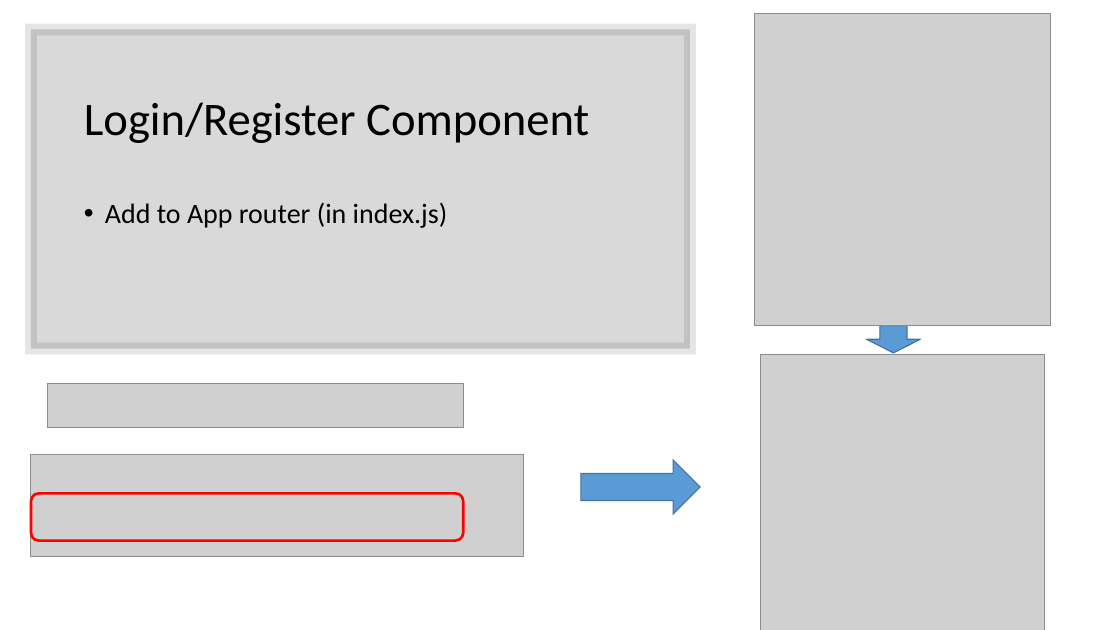
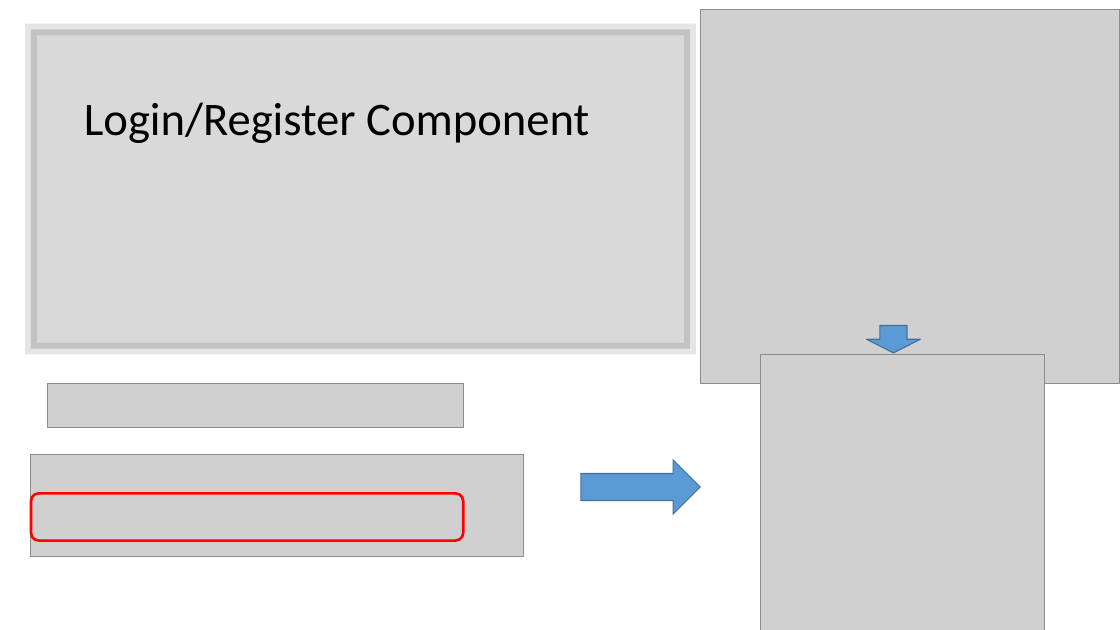
Before and after one commit to diarmuidoconnor/ict-2021, a slide deck: slide 32 of topic11/talk-01/Authentication with JWT.pptx (slide 33 before the commit). Drawn at 1120x630 pixels with LibreOffice and Linux fonts; fonts in the diff are those of the drawing; grey boxes stand for pictures. Boxes give left, top, right and bottom in pixels: in the first picture for what was removed or moved away, otherwise in the second. Text is boxed around its words. In the diff, an @@ line names an element or a change of style, - is before the commit and + after.

```diff
--- a/topic11/talk-01/Authentication with JWT.pptx
+++ b/topic11/talk-01/Authentication with JWT.pptx
@@ picture: place and size @@
-picture at [755, 13, 1051, 325]
+picture at [701, 9, 1120, 384]
@@ text removed at [105, 202, 448, 228] @@
-• Add to App router (in index.js)
```
Also in this commit, not shown: 8 other slides changed, 1 slide removed, 37 other files.
